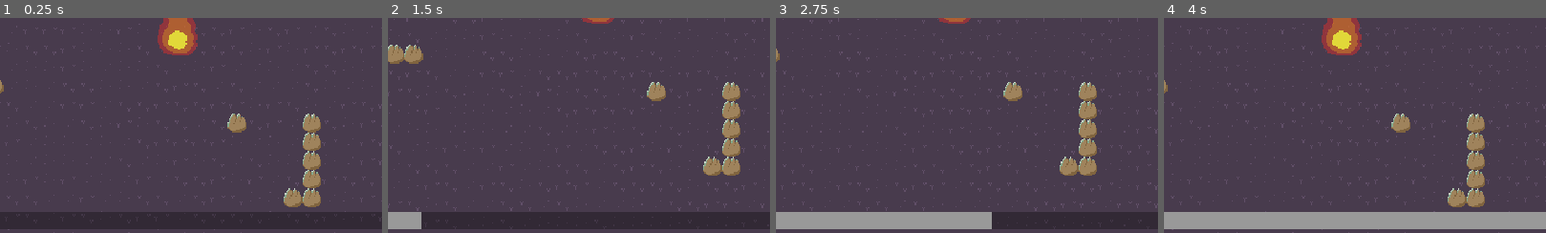
Above: before the commit, frames 1-4 (left to right).
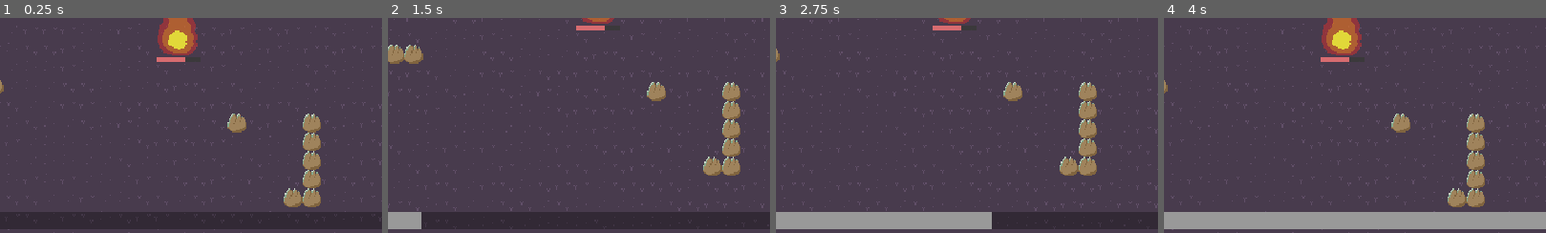
Above: after the commit, the same moments.

Repository: sushitoad/tower-defense-prototype
Game: Godot game, scene res://scenes/test_scene.tscn
Two runs of this game, one before a commit and one after it. Both use one fixed random seed, a clock stepped at 60 frames per second and the inputs below.
Inputs (mouse positions are % of the whole screen's width and height, from its top left):
- Up to frame 1 (0.25 s): no input
- Up to frame 2 (1.5 s): move the mouse to (72, 45) at 0.52 s; tap S (CameraDown) at 0.6 s; move the mouse to (30, 55) at 1.27 s; tap A (CameraLeft) at 1.35 s
- Up to frame 3 (2.75 s): move the mouse to (60, 28) at 2.02 s; tap D (CameraRight) at 2.1 s
- Up to frame 4 (4 s): move the mouse to (45, 70) at 2.77 s; tap W (CameraUp) at 2.85 s; move the mouse to (80, 65) at 3.52 s; click (80, 65) at 3.6 s
The pictures show only the part of the screen within x 27-77%, y 49-99%; the shares and areas given below are measured in that part.

The runs differ from the first frame. In frame 1, 0.2% of the frame differs, in the area x 41-52%, y 18-21%; in frame 2, 0.2%; in frame 3, 0.2%; in frame 4, 0.2%.

Commit message:
idk bug fixing

Diff:
--- a/project.godot
+++ b/project.godot
@@ -91,6 +91,8 @@
 
 [layer_names]
 
+2d_physics/layer_1="physics"
+2d_physics/layer_2="beacon"
 2d_physics/layer_5="MouseOver"
 
 [rendering]
--- a/scenes/lightburn_beacon.tscn
+++ b/scenes/lightburn_beacon.tscn
@@ -98,6 +98,7 @@
 bg_color = Color(0.84313726, 0.42352942, 0.4392157, 1)
 
 [node name="LightburnBeacon" type="AnimatableBody2D" unique_id=950712991 groups=["beacon"]]
+collision_layer = 3
 script = ExtResource("1_u6muo")
 
 [node name="Area2D" type="Area2D" parent="." unique_id=695527384]
@@ -133,6 +134,8 @@
 texture = ExtResource("4_b05yk")
 
 [node name="NearbyBeaconArea2D" type="Area2D" parent="." unique_id=1530339861]
+collision_layer = 2
+collision_mask = 2
 
 [node name="NearbyBeaconShape2D" type="CollisionShape2D" parent="NearbyBeaconArea2D" unique_id=615397939]
 shape = SubResource("CircleShape2D_u6muo")
--- a/scenes/prism_beacon.tscn
+++ b/scenes/prism_beacon.tscn
@@ -13,8 +13,6 @@
 [sub_resource type="CircleShape2D" id="CircleShape2D_gs3bi"]
 radius = 120.0
 
-[sub_resource type="CircleShape2D" id="CircleShape2D_m4352"]
-
 [sub_resource type="AtlasTexture" id="AtlasTexture_7fwdv"]
 atlas = ExtResource("6_oeg75")
 region = Rect2(0, 8, 48, 40)
@@ -89,11 +87,14 @@
 "speed": 8.0
 }]
 
+[sub_resource type="CapsuleShape2D" id="CapsuleShape2D_jtiyq"]
+height = 32.0
+
 [sub_resource type="CircleShape2D" id="CircleShape2D_oeg75"]
 radius = 80.0
 
-[sub_resource type="CapsuleShape2D" id="CapsuleShape2D_oeg75"]
-radius = 6.0
+[sub_resource type="CircleShape2D" id="CircleShape2D_7fwdv"]
+radius = 19.0
 
 [sub_resource type="Animation" id="Animation_jtiyq"]
 length = 0.001
@@ -111,9 +112,34 @@
 "method": &"_on_animation_player_animation_finished"
 }]
 }
+tracks/1/type = "value"
+tracks/1/imported = false
+tracks/1/enabled = true
+tracks/1/path = NodePath("AnimatedSprite2D:visible")
+tracks/1/interp = 1
+tracks/1/loop_wrap = true
+tracks/1/keys = {
+"times": PackedFloat32Array(0),
+"transitions": PackedFloat32Array(1),
+"update": 1,
+"values": [true]
+}
 
 [sub_resource type="Animation" id="Animation_oeg75"]
 resource_name = "take_damage"
+length = 0.33333334
+tracks/0/type = "value"
+tracks/0/imported = false
+tracks/0/enabled = true
+tracks/0/path = NodePath("AnimatedSprite2D:visible")
+tracks/0/interp = 1
+tracks/0/loop_wrap = true
+tracks/0/keys = {
+"times": PackedFloat32Array(0, 0.06666667, 0.13333334, 0.2, 0.26666668, 0.33333334),
+"transitions": PackedFloat32Array(1, 1, 1, 1, 1, 1),
+"update": 1,
+"values": [false, true, false, true, false, true]
+}
 
 [sub_resource type="AnimationLibrary" id="AnimationLibrary_7fwdv"]
 _data = {
@@ -128,8 +154,8 @@
 bg_color = Color(0.84313726, 0.42352942, 0.4392157, 1)
 
 [node name="PrismBeacon" type="AnimatableBody2D" unique_id=484080291 groups=["beacon"]]
+collision_layer = 3
 script = ExtResource("1_jtiyq")
-maxHealth = 20
 beaconType = 4
 
 [node name="Area2D" type="Area2D" parent="." unique_id=1582080460 node_paths=PackedStringArray("animSprite", "bulletSpawnPos", "buddyLines")]
@@ -168,29 +194,33 @@
 points = PackedVector2Array(0, 0, 0, 0)
 width = 4.0
 
+[node name="AnimatedSprite2D" type="AnimatedSprite2D" parent="." unique_id=2056938975]
+position = Vector2(-1, 0)
+sprite_frames = SubResource("SpriteFrames_rvn7i")
+autoplay = "default"
+
 [node name="CollisionShape2D" type="CollisionShape2D" parent="." unique_id=1332317283]
-position = Vector2(-1, 12)
-shape = SubResource("CircleShape2D_m4352")
-
-[node name="AnimatedSprite2D" type="AnimatedSprite2D" parent="." unique_id=2056938975]
-sprite_frames = SubResource("SpriteFrames_rvn7i")
-animation = &"shoot"
-autoplay = "default"
+position = Vector2(0, 8)
+rotation = 1.5707964
+shape = SubResource("CapsuleShape2D_jtiyq")
 
 [node name="NearbyBeaconArea2D" type="Area2D" parent="." unique_id=1055498616]
+collision_layer = 2
+collision_mask = 2
 
 [node name="NearbyBeaconShape2D" type="CollisionShape2D" parent="NearbyBeaconArea2D" unique_id=491905347]
 shape = SubResource("CircleShape2D_oeg75")
 
 [node name="MouseOverArea2D" type="Area2D" parent="." unique_id=939965112 node_paths=PackedStringArray("displayNode")]
+position = Vector2(-2, 0)
 collision_layer = 16
 collision_mask = 16
 script = ExtResource("6_jtiyq")
 displayNode = [NodePath("../Area2D/RangeShape2D/RangeSprite2D")]
 
 [node name="MouseOverShape2D" type="CollisionShape2D" parent="MouseOverArea2D" unique_id=813989574]
-position = Vector2(0, 1)
-shape = SubResource("CapsuleShape2D_oeg75")
+position = Vector2(0, 2)
+shape = SubResource("CircleShape2D_7fwdv")
 
 [node name="AnimationPlayer" type="AnimationPlayer" parent="." unique_id=1945372600]
 libraries/ = SubResource("AnimationLibrary_7fwdv")
--- a/scenes/sun_beacon_v2.tscn
+++ b/scenes/sun_beacon_v2.tscn
@@ -18,8 +18,16 @@
 [sub_resource type="CircleShape2D" id="CircleShape2D_2l316"]
 radius = 15.0
 
+[sub_resource type="StyleBoxFlat" id="StyleBoxFlat_h0ln1"]
+bg_color = Color(0.2231029, 0.2231029, 0.22310284, 0.87058824)
+
+[sub_resource type="StyleBoxFlat" id="StyleBoxFlat_2l316"]
+bg_color = Color(0.84313726, 0.42352942, 0.4392157, 1)
+
 [node name="Sun Beacon" type="AnimatableBody2D" unique_id=761245209 groups=["beacon"]]
+collision_layer = 3
 script = ExtResource("1_tsrak")
+maxHealth = 60
 beaconType = 5
 
 [node name="Area2D" type="Area2D" parent="." unique_id=1128270970]
@@ -42,19 +50,32 @@
 shape = SubResource("CircleShape2D_b4kar")
 
 [node name="NearbyBeaconArea2D" type="Area2D" parent="." unique_id=430923587]
+collision_layer = 2
+collision_mask = 2
 
 [node name="NearbyBeaconShape2D" type="CollisionShape2D" parent="NearbyBeaconArea2D" unique_id=22119219]
 shape = SubResource("CircleShape2D_rsjmg")
 
-[node name="MouseOverArea2D" type="Area2D" parent="." unique_id=1235051986 node_paths=PackedStringArray("displayNode")]
+[node name="MouseOverArea2D" type="Area2D" parent="." unique_id=1235051986]
 collision_layer = 16
 collision_mask = 16
 script = ExtResource("5_h0ln1")
-displayNode = NodePath("../Area2D/RangeSprite2D")
 
 [node name="MouseOverShape2D" type="CollisionShape2D" parent="MouseOverArea2D" unique_id=539993801]
 position = Vector2(0, 1)
 shape = SubResource("CircleShape2D_2l316")
+
+[node name="HealthBar" type="ProgressBar" parent="." unique_id=285115935]
+offset_left = -18.0
+offset_top = 18.0
+offset_right = 20.0
+offset_bottom = 22.0
+theme_override_colors/font_color = Color(0.95, 0.95, 0.95, 1)
+theme_override_styles/background = SubResource("StyleBoxFlat_h0ln1")
+theme_override_styles/fill = SubResource("StyleBoxFlat_2l316")
+value = 66.0
+rounded = true
+show_percentage = false
 
 [connection signal="body_entered" from="Area2D" to="Area2D" method="_on_body_entered"]
 [connection signal="body_exited" from="Area2D" to="Area2D" method="_on_body_exited"]
--- a/scenes/the_heartfire.tscn
+++ b/scenes/the_heartfire.tscn
@@ -57,20 +57,36 @@
 &"take_damage": SubResource("Animation_oeg75")
 }
 
-[node name="TheHeartfire" type="StaticBody2D" groups=["beacon"]]
+[sub_resource type="StyleBoxFlat" id="StyleBoxFlat_nk2ah"]
+bg_color = Color(0.2231029, 0.2231029, 0.22310284, 0.87058824)
+
+[sub_resource type="StyleBoxFlat" id="StyleBoxFlat_xuh0n"]
+bg_color = Color(0.84313726, 0.42352942, 0.4392157, 1)
+
+[node name="TheHeartfire" type="StaticBody2D" unique_id=1624594165 groups=["beacon"]]
 script = ExtResource("1_nk2ah")
-maxHealth = 500
+maxHealth = 3000
 allure = 50.0
 beaconType = 2
 
-[node name="Sprite2D" type="Sprite2D" parent="."]
+[node name="Sprite2D" type="Sprite2D" parent="." unique_id=1660582959]
 texture = ExtResource("1_ikkac")
 
-[node name="CollisionShape2D" type="CollisionShape2D" parent="."]
+[node name="CollisionShape2D" type="CollisionShape2D" parent="." unique_id=1326295998]
 position = Vector2(0, 6)
 shape = SubResource("CapsuleShape2D_nk2ah")
 
-[node name="AnimationPlayer" type="AnimationPlayer" parent="."]
-libraries = {
-&"": SubResource("AnimationLibrary_7fwdv")
-}
+[node name="AnimationPlayer" type="AnimationPlayer" parent="." unique_id=498823794]
+libraries/ = SubResource("AnimationLibrary_7fwdv")
+
+[node name="HealthBar" type="ProgressBar" parent="." unique_id=1888159986]
+offset_left = -19.0
+offset_top = 29.0
+offset_right = 19.0
+offset_bottom = 33.0
+theme_override_colors/font_color = Color(0.95, 0.95, 0.95, 1)
+theme_override_styles/background = SubResource("StyleBoxFlat_nk2ah")
+theme_override_styles/fill = SubResource("StyleBoxFlat_xuh0n")
+value = 66.0
+rounded = true
+show_percentage = false
--- a/scripts/enemy.gd
+++ b/scripts/enemy.gd
@@ -139,6 +139,7 @@
 func AttackTarget():
 	if currentTarget != null:
 		currentTarget.TakeDamage(attackDamage)
+		#print(str(name) + " attacks for " + str(attackDamage))
 	#this might end up being an animation thing but for now it good
 	#yes, because you can call functions in specific frames of an animation
 
--- a/scripts/new_beacon.gd
+++ b/scripts/new_beacon.gd
@@ -31,9 +31,11 @@
 	if $HealthBar != null:
 		$HealthBar.max_value = maxHealth
 		$HealthBar.value = currentHealth
+		#print("health bar shows " + str($HealthBar.value) + "health")
 
 func _process(_delta: float) -> void:
 	if isBeingPlaced:
+		print(nearbyBeacons)
 		#this assumes that nearbyRadius is bigger than distanceNeededToPlace
 		#i think I'm ok with that but I wanna remember
 		for beacon in nearbyBeacons:
@@ -59,6 +61,7 @@
 func TakeDamage(damage: int):
 	currentHealth -= damage
 	$HealthBar.value = currentHealth
+	print(str(name) + " took " + str(damage) + " dmg")
 	if currentHealth <= 0:
 		currentHealth = 0
 		on_destroyed.emit()
@@ -74,10 +77,13 @@
 		animPlayer.play("take_damage")
 
 func _on_nearby_beacon_area_2d_body_entered(body: Node2D) -> void:
-	#so basically, this is only working when the sun beacon is the moving body
-	#because it is an animatableBody2D
-	#so if I update multiple beacons to have that base type it should work?
 	if body.is_in_group("beacon") and body != self:
+		if body is CharacterBody2D:
+			return
+		#this is specifically broken on the prism beacon for some reason
+		#lightburn and sun v2 seem to be more or less working
+		#the print statement near the end w "nearby" seems funky...
+			#maybe less so than I thought?
 		nearbyBeacons.append(body)
 		update_nearby_beacons.emit()
 		print(body.name + " nearby")
--- a/scripts/prism_beacon.gd
+++ b/scripts/prism_beacon.gd
@@ -45,7 +45,6 @@
 		elif currentTarget != null:
 			if $AttackTimer.is_stopped():
 				$AttackTimer.start(attackSpeed)
-
 	else:
 		if !$AttackTimer.is_stopped():
 			$AttackTimer.stop()
@@ -81,7 +80,7 @@
 
 
 func ForgetThisEnemy(enemy: Node2D):
-	print(enemy)
+	#print(enemy)
 	enemiesInRange.remove_at(enemiesInRange.find(enemy))
 
 func SearchForNearestBuddy():
@@ -105,7 +104,7 @@
 		extraBuddy = null
 	prismBuddies[0] = closestBuddy
 	prismBuddies[1] = extraBuddy
-	#print(prismBuddies)
+	#print(potentialPrismBuddies)
 	DrawLinesToBuddies()
 
 #making the lines always under the beacons would be a nice touch
Not shown: 1 places in scenes/the_heartfire.tscn that only renumber resources
